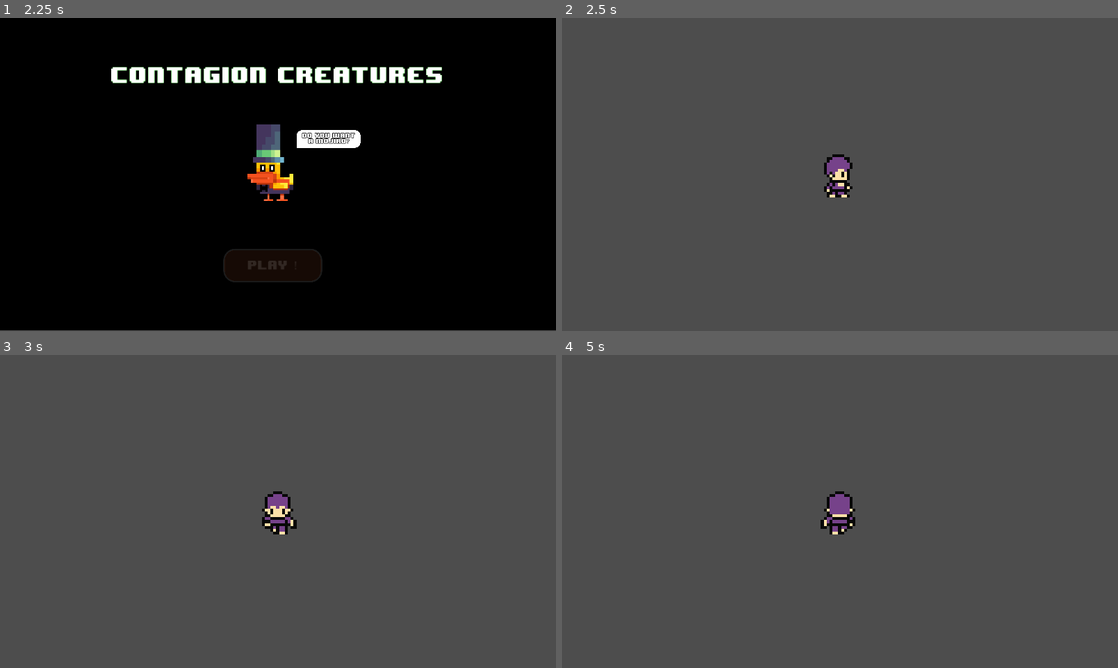
Above: before the commit, frames 1-4 (two rows, left to right).
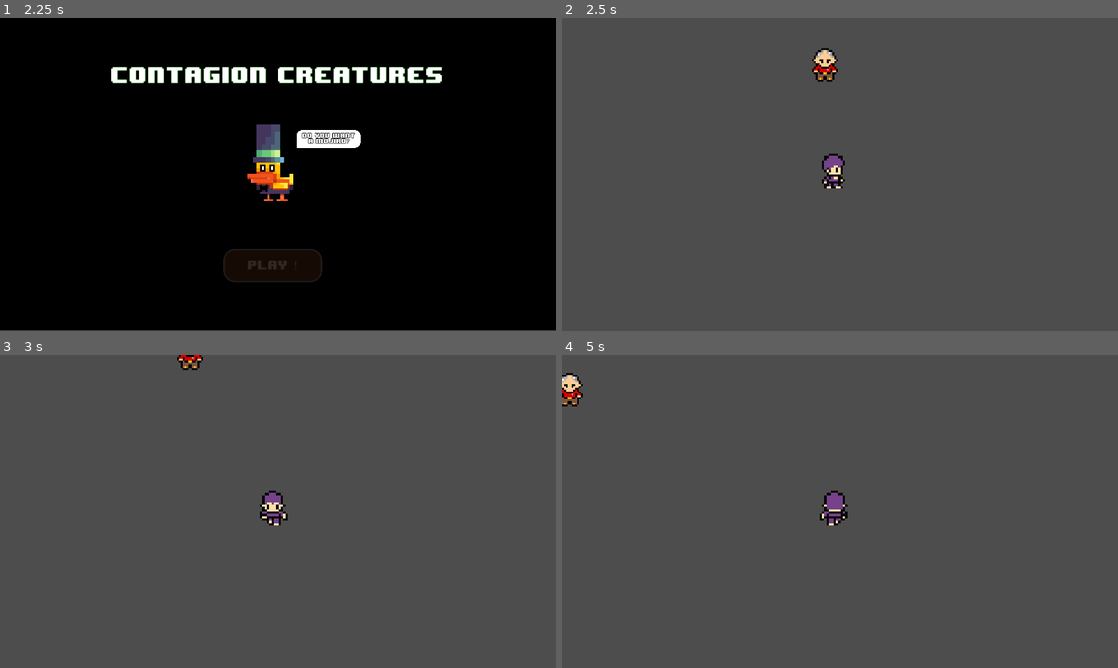
Above: after the commit, the same moments.

Repository: NonoIceOff/ContagionCreatures
Game: Godot game, scene res://Scenes/menu.tscn
Same seed, same stepped clock (60 frames per second), same inputs: the game is played once before the commit and once after it.
Inputs:
- Up to frame 1 (2.25 s): click "PLAY !" at 0.5 s; click "PLAY !" at 1.25 s; hold Right (ui_right) from 2.03 s (still down)
- Up to frame 2 (2.5 s): keep holding Right (ui_right)
- Up to frame 3 (3 s): release Right (ui_right) at 2.78 s; hold Down (ui_down) from 2.78 s (still down)
- Up to frame 4 (5 s): release Down (ui_down) at 3.53 s; hold Right (ui_right) 3.53-4.28 s; hold Up (ui_up) from 4.28 s (still down)

Frame 1 is identical in both runs. In frame 2, 0.9% of the frame differs, in the area x 45-53%, y 9-58%; in frame 3, 0.7%; in frame 4, 0.9%.

Commit message:
add le vieux cramptés

Diff:
--- a/Scenes/CubeTest.gd
+++ b/Scenes/CubeTest.gd
@@ -1,17 +1,23 @@
 extends CharacterBody2D
-#@export var SpriteSheets:Array[LPCSpriteSheet]
-#@export var DefaultAnimation:LPCAnimation = LPCAnimation.IDLE_DOWN
+
 var speed = 7
+
+
 const FLOOR_NORMAL = Vector2(0,-1)
+
 var offset_x = 0
 var offset_y = 64
+
+var idle = [ Vector2(64  +  offset_x, 48 +  offset_y),Vector2(64 +  offset_x , 0 +  offset_y),Vector2(64 +  offset_x , 32 + offset_y),  Vector2(64 + offset_x , 16 + offset_y)]
 var left = [Vector2(80 + offset_x , 16 + offset_y), Vector2(64 + offset_x , 16 + offset_y) ,Vector2(48 + offset_x , 16 + offset_y)]
 var right = [Vector2(80 +  offset_x, 32 +  offset_y), Vector2(64 +  offset_x , 32 + offset_y), Vector2(48 +  offset_x , 32 +  offset_y)]
 var up = [Vector2(80 +  offset_x , 48 +  offset_y),Vector2(64  +  offset_x, 48 +  offset_y), Vector2(48 +  offset_x , 48 +  offset_y)]
 var down = [Vector2(80 +  offset_x , 0 +  offset_y), Vector2(64 +  offset_x , 0 +  offset_y), Vector2(48 +  offset_x , 0 +  offset_y)]
+
 var i = 0
-var direction = -1
-var idle = [ Vector2(64  +  offset_x, 48 +  offset_y),Vector2(64 +  offset_x , 0 +  offset_y),Vector2(64 +  offset_x , 32 + offset_y),  Vector2(64 + offset_x , 16 + offset_y)]
+var direction = 0
+
+
 
 
 
@@ -26,9 +32,7 @@
 
 
 func _physics_process(delta):
-	#if Input.is_action_just_pressed("ui_up"):
-	#	position.y += -speed
-	#	get_node("01-generic").region_rect = Rect2(up[2][1],up[2][1],16,16)
+	print(left)
 	if Input.is_action_pressed("ui_up"):
 		i += 1
 		direction = 0
--- a/Scenes/Player_1.tscn
+++ b/Scenes/Player_1.tscn
@@ -13,16 +13,16 @@
 texture_filter = 1
 texture_repeat = 1
 position = Vector2(960, 480)
-scale = Vector2(5, 5)
+scale = Vector2(4, 4)
 texture = ExtResource("1_6dufj")
 centered = false
 offset = Vector2(2.08165e-12, 2.08165e-12)
 region_enabled = true
-region_rect = Rect2(-15, 2.08165e-12, 16, 16)
+region_rect = Rect2(64, 112, 16, 16)
 
-[node name="CollisionShape2D" type="CollisionShape2D" parent="01-generic"]
-position = Vector2(8.49982, 8)
-scale = Vector2(0.1, 0.1)
+[node name="CollisionShape2D" type="CollisionShape2D" parent="."]
+position = Vector2(993.999, 512)
+scale = Vector2(0.4, 0.4)
 shape = SubResource("RectangleShape2D_3rs54")
 
 [node name="2" type="Camera2D" parent="."]
--- a/Scenes/main_map.tscn
+++ b/Scenes/main_map.tscn
@@ -1,12 +1,670 @@
-[gd_scene load_steps=3 format=3 uid="uid://bppgfsdgr1rg"]
+[gd_scene load_steps=7 format=3 uid="uid://bppgfsdgr1rg"]
 
 [ext_resource type="PackedScene" uid="uid://cgeiuvmq46mhr" path="res://Scenes/Player_1.tscn" id="1_1k8th"]
+[ext_resource type="Texture2D" uid="uid://8nsvs3b7eg6q" path="res://Textures/set.png" id="1_g5c0r"]
+[ext_resource type="Texture2D" path="res://Textures/Old_guy_who_lost_is_crampté.png" id="3_4tu3v"]
+
+[sub_resource type="TileSetAtlasSource" id="TileSetAtlasSource_6wdn3"]
+texture = ExtResource("1_g5c0r")
+0:0/0 = 0
+1:0/0 = 0
+2:0/0 = 0
+3:0/0 = 0
+4:0/0 = 0
+5:0/0 = 0
+6:0/0 = 0
+7:0/0 = 0
+8:0/0 = 0
+9:0/0 = 0
+10:0/0 = 0
+11:0/0 = 0
+12:0/0 = 0
+13:0/0 = 0
+14:0/0 = 0
+15:0/0 = 0
+16:0/0 = 0
+17:0/0 = 0
+0:1/0 = 0
+1:1/0 = 0
+2:1/0 = 0
+3:1/0 = 0
+4:1/0 = 0
+5:1/0 = 0
+6:1/0 = 0
+7:1/0 = 0
+8:1/0 = 0
+9:1/0 = 0
+10:1/0 = 0
+11:1/0 = 0
+12:1/0 = 0
+13:1/0 = 0
+14:1/0 = 0
+15:1/0 = 0
+16:1/0 = 0
+17:1/0 = 0
+0:2/0 = 0
+1:2/0 = 0
+2:2/0 = 0
+3:2/0 = 0
+4:2/0 = 0
+5:2/0 = 0
+6:2/0 = 0
+7:2/0 = 0
+8:2/0 = 0
+9:2/0 = 0
+10:2/0 = 0
+11:2/0 = 0
+12:2/0 = 0
+13:2/0 = 0
+14:2/0 = 0
+15:2/0 = 0
+16:2/0 = 0
+17:2/0 = 0
+0:3/0 = 0
+1:3/0 = 0
+2:3/0 = 0
+3:3/0 = 0
+4:3/0 = 0
+5:3/0 = 0
+6:3/0 = 0
+7:3/0 = 0
+8:3/0 = 0
+9:3/0 = 0
+10:3/0 = 0
+11:3/0 = 0
+12:3/0 = 0
+13:3/0 = 0
+14:3/0 = 0
+15:3/0 = 0
+16:3/0 = 0
+17:3/0 = 0
+0:4/0 = 0
+1:4/0 = 0
+2:4/0 = 0
+3:4/0 = 0
+4:4/0 = 0
+5:4/0 = 0
+6:4/0 = 0
+7:4/0 = 0
+8:4/0 = 0
+9:4/0 = 0
+10:4/0 = 0
+11:4/0 = 0
+12:4/0 = 0
+13:4/0 = 0
+14:4/0 = 0
+15:4/0 = 0
+16:4/0 = 0
+17:4/0 = 0
+0:5/0 = 0
+1:5/0 = 0
+2:5/0 = 0
+3:5/0 = 0
+4:5/0 = 0
+5:5/0 = 0
+6:5/0 = 0
+7:5/0 = 0
+8:5/0 = 0
+9:5/0 = 0
+10:5/0 = 0
+11:5/0 = 0
+12:5/0 = 0
+13:5/0 = 0
+14:5/0 = 0
+15:5/0 = 0
+16:5/0 = 0
+17:5/0 = 0
+0:6/0 = 0
+1:6/0 = 0
+2:6/0 = 0
+3:6/0 = 0
+4:6/0 = 0
+5:6/0 = 0
+6:6/0 = 0
+7:6/0 = 0
+8:6/0 = 0
+9:6/0 = 0
+10:6/0 = 0
+11:6/0 = 0
+12:6/0 = 0
+13:6/0 = 0
+14:6/0 = 0
+15:6/0 = 0
+16:6/0 = 0
+17:6/0 = 0
+0:7/0 = 0
+1:7/0 = 0
+2:7/0 = 0
+3:7/0 = 0
+4:7/0 = 0
+5:7/0 = 0
+6:7/0 = 0
+7:7/0 = 0
+8:7/0 = 0
+9:7/0 = 0
+10:7/0 = 0
+11:7/0 = 0
+12:7/0 = 0
+13:7/0 = 0
+14:7/0 = 0
+15:7/0 = 0
+16:7/0 = 0
+17:7/0 = 0
+0:8/0 = 0
+1:8/0 = 0
+2:8/0 = 0
+3:8/0 = 0
+4:8/0 = 0
+5:8/0 = 0
+6:8/0 = 0
+7:8/0 = 0
+8:8/0 = 0
+9:8/0 = 0
+10:8/0 = 0
+11:8/0 = 0
+12:8/0 = 0
+13:8/0 = 0
+14:8/0 = 0
+15:8/0 = 0
+16:8/0 = 0
+17:8/0 = 0
+0:9/0 = 0
+1:9/0 = 0
+2:9/0 = 0
+3:9/0 = 0
+4:9/0 = 0
+5:9/0 = 0
+6:9/0 = 0
+7:9/0 = 0
+8:9/0 = 0
+9:9/0 = 0
+10:9/0 = 0
+11:9/0 = 0
+12:9/0 = 0
+13:9/0 = 0
+14:9/0 = 0
+15:9/0 = 0
+16:9/0 = 0
+17:9/0 = 0
+0:10/0 = 0
+1:10/0 = 0
+2:10/0 = 0
+3:10/0 = 0
+4:10/0 = 0
+5:10/0 = 0
+6:10/0 = 0
+7:10/0 = 0
+8:10/0 = 0
+9:10/0 = 0
+10:10/0 = 0
+11:10/0 = 0
+12:10/0 = 0
+13:10/0 = 0
+14:10/0 = 0
+15:10/0 = 0
+16:10/0 = 0
+17:10/0 = 0
+0:11/0 = 0
+1:11/0 = 0
+2:11/0 = 0
+3:11/0 = 0
+4:11/0 = 0
+5:11/0 = 0
+6:11/0 = 0
+7:11/0 = 0
+8:11/0 = 0
+9:11/0 = 0
+10:11/0 = 0
+11:11/0 = 0
+12:11/0 = 0
+13:11/0 = 0
+14:11/0 = 0
+15:11/0 = 0
+16:11/0 = 0
+17:11/0 = 0
+0:12/0 = 0
+1:12/0 = 0
+2:12/0 = 0
+3:12/0 = 0
+4:12/0 = 0
+5:12/0 = 0
+6:12/0 = 0
+7:12/0 = 0
+8:12/0 = 0
+9:12/0 = 0
+10:12/0 = 0
+11:12/0 = 0
+12:12/0 = 0
+13:12/0 = 0
+14:12/0 = 0
+15:12/0 = 0
+16:12/0 = 0
+17:12/0 = 0
+0:13/0 = 0
+1:13/0 = 0
+2:13/0 = 0
+3:13/0 = 0
+4:13/0 = 0
+5:13/0 = 0
+6:13/0 = 0
+7:13/0 = 0
+8:13/0 = 0
+9:13/0 = 0
+10:13/0 = 0
+11:13/0 = 0
+12:13/0 = 0
+13:13/0 = 0
+14:13/0 = 0
+15:13/0 = 0
+16:13/0 = 0
+17:13/0 = 0
+0:14/0 = 0
+1:14/0 = 0
+2:14/0 = 0
+3:14/0 = 0
+4:14/0 = 0
+5:14/0 = 0
+6:14/0 = 0
+7:14/0 = 0
+8:14/0 = 0
+9:14/0 = 0
+10:14/0 = 0
+11:14/0 = 0
+12:14/0 = 0
+13:14/0 = 0
+14:14/0 = 0
+15:14/0 = 0
+16:14/0 = 0
+17:14/0 = 0
+0:15/0 = 0
+1:15/0 = 0
+2:15/0 = 0
+3:15/0 = 0
+4:15/0 = 0
+5:15/0 = 0
+6:15/0 = 0
+7:15/0 = 0
+8:15/0 = 0
+9:15/0 = 0
+10:15/0 = 0
+11:15/0 = 0
+12:15/0 = 0
+13:15/0 = 0
+14:15/0 = 0
+15:15/0 = 0
+16:15/0 = 0
+17:15/0 = 0
+0:16/0 = 0
+1:16/0 = 0
+2:16/0 = 0
+3:16/0 = 0
+4:16/0 = 0
+5:16/0 = 0
+6:16/0 = 0
+7:16/0 = 0
+8:16/0 = 0
+9:16/0 = 0
+10:16/0 = 0
+11:16/0 = 0
+12:16/0 = 0
+13:16/0 = 0
+14:16/0 = 0
+15:16/0 = 0
+16:16/0 = 0
+17:16/0 = 0
+0:17/0 = 0
+1:17/0 = 0
+2:17/0 = 0
+3:17/0 = 0
+4:17/0 = 0
+5:17/0 = 0
+6:17/0 = 0
+7:17/0 = 0
+8:17/0 = 0
+9:17/0 = 0
+10:17/0 = 0
+11:17/0 = 0
+12:17/0 = 0
+13:17/0 = 0
+14:17/0 = 0
+15:17/0 = 0
+16:17/0 = 0
+17:17/0 = 0
+0:18/0 = 0
+1:18/0 = 0
+2:18/0 = 0
+3:18/0 = 0
+4:18/0 = 0
+5:18/0 = 0
+6:18/0 = 0
+7:18/0 = 0
+8:18/0 = 0
+9:18/0 = 0
+10:18/0 = 0
+11:18/0 = 0
+12:18/0 = 0
+13:18/0 = 0
+14:18/0 = 0
+15:18/0 = 0
+16:18/0 = 0
+17:18/0 = 0
+0:19/0 = 0
+1:19/0 = 0
+2:19/0 = 0
+3:19/0 = 0
+4:19/0 = 0
+5:19/0 = 0
+6:19/0 = 0
+7:19/0 = 0
+8:19/0 = 0
+9:19/0 = 0
+10:19/0 = 0
+11:19/0 = 0
+12:19/0 = 0
+13:19/0 = 0
+14:19/0 = 0
+15:19/0 = 0
+16:19/0 = 0
+17:19/0 = 0
+0:20/0 = 0
+1:20/0 = 0
+2:20/0 = 0
+3:20/0 = 0
+4:20/0 = 0
+5:20/0 = 0
+6:20/0 = 0
+7:20/0 = 0
+8:20/0 = 0
+9:20/0 = 0
+10:20/0 = 0
+11:20/0 = 0
+12:20/0 = 0
+13:20/0 = 0
+14:20/0 = 0
+15:20/0 = 0
+16:20/0 = 0
+17:20/0 = 0
+0:21/0 = 0
+1:21/0 = 0
+2:21/0 = 0
+3:21/0 = 0
+4:21/0 = 0
+5:21/0 = 0
+6:21/0 = 0
+7:21/0 = 0
+8:21/0 = 0
+9:21/0 = 0
+10:21/0 = 0
+11:21/0 = 0
+12:21/0 = 0
+13:21/0 = 0
+14:21/0 = 0
+15:21/0 = 0
+16:21/0 = 0
+17:21/0 = 0
+0:22/0 = 0
+1:22/0 = 0
+2:22/0 = 0
+3:22/0 = 0
+4:22/0 = 0
+5:22/0 = 0
+6:22/0 = 0
+7:22/0 = 0
+8:22/0 = 0
+9:22/0 = 0
+10:22/0 = 0
+11:22/0 = 0
+12:22/0 = 0
+13:22/0 = 0
+14:22/0 = 0
+15:22/0 = 0
+16:22/0 = 0
+17:22/0 = 0
+0:23/0 = 0
+1:23/0 = 0
+2:23/0 = 0
+3:23/0 = 0
+4:23/0 = 0
+5:23/0 = 0
+6:23/0 = 0
+7:23/0 = 0
+8:23/0 = 0
+9:23/0 = 0
+10:23/0 = 0
+11:23/0 = 0
+12:23/0 = 0
+13:23/0 = 0
+14:23/0 = 0
+15:23/0 = 0
+16:23/0 = 0
+17:23/0 = 0
+0:24/0 = 0
+1:24/0 = 0
+2:24/0 = 0
+3:24/0 = 0
+4:24/0 = 0
+5:24/0 = 0
+6:24/0 = 0
+7:24/0 = 0
+8:24/0 = 0
+9:24/0 = 0
+10:24/0 = 0
+11:24/0 = 0
+12:24/0 = 0
+13:24/0 = 0
+14:24/0 = 0
+15:24/0 = 0
+16:24/0 = 0
+17:24/0 = 0
+0:25/0 = 0
+1:25/0 = 0
+2:25/0 = 0
+3:25/0 = 0
+4:25/0 = 0
+5:25/0 = 0
+6:25/0 = 0
+7:25/0 = 0
+8:25/0 = 0
+9:25/0 = 0
+10:25/0 = 0
+11:25/0 = 0
+12:25/0 = 0
+13:25/0 = 0
+14:25/0 = 0
+15:25/0 = 0
+16:25/0 = 0
+17:25/0 = 0
+0:26/0 = 0
+1:26/0 = 0
+2:26/0 = 0
+3:26/0 = 0
+4:26/0 = 0
+5:26/0 = 0
+6:26/0 = 0
+7:26/0 = 0
+8:26/0 = 0
+9:26/0 = 0
+10:26/0 = 0
+11:26/0 = 0
+12:26/0 = 0
+13:26/0 = 0
+14:26/0 = 0
+15:26/0 = 0
+16:26/0 = 0
+17:26/0 = 0
+0:27/0 = 0
+1:27/0 = 0
+2:27/0 = 0
+3:27/0 = 0
+4:27/0 = 0
+5:27/0 = 0
+6:27/0 = 0
+7:27/0 = 0
+8:27/0 = 0
+9:27/0 = 0
+10:27/0 = 0
+11:27/0 = 0
+12:27/0 = 0
+13:27/0 = 0
+14:27/0 = 0
+15:27/0 = 0
+16:27/0 = 0
+17:27/0 = 0
+0:28/0 = 0
+1:28/0 = 0
+2:28/0 = 0
+3:28/0 = 0
+4:28/0 = 0
+5:28/0 = 0
+6:28/0 = 0
+7:28/0 = 0
+8:28/0 = 0
+9:28/0 = 0
+10:28/0 = 0
+11:28/0 = 0
+12:28/0 = 0
+13:28/0 = 0
+14:28/0 = 0
+15:28/0 = 0
+16:28/0 = 0
+17:28/0 = 0
+0:29/0 = 0
+1:29/0 = 0
+2:29/0 = 0
+3:29/0 = 0
+4:29/0 = 0
+5:29/0 = 0
+6:29/0 = 0
+7:29/0 = 0
+8:29/0 = 0
+9:29/0 = 0
+10:29/0 = 0
+11:29/0 = 0
+12:29/0 = 0
+13:29/0 = 0
+14:29/0 = 0
+15:29/0 = 0
+16:29/0 = 0
+17:29/0 = 0
+0:30/0 = 0
+1:30/0 = 0
+2:30/0 = 0
+3:30/0 = 0
+4:30/0 = 0
+5:30/0 = 0
+6:30/0 = 0
+7:30/0 = 0
+8:30/0 = 0
+9:30/0 = 0
+10:30/0 = 0
+11:30/0 = 0
+12:30/0 = 0
+13:30/0 = 0
+14:30/0 = 0
+15:30/0 = 0
+16:30/0 = 0
+17:30/0 = 0
+0:31/0 = 0
+1:31/0 = 0
+2:31/0 = 0
+3:31/0 = 0
+4:31/0 = 0
+5:31/0 = 0
+6:31/0 = 0
+7:31/0 = 0
+8:31/0 = 0
+9:31/0 = 0
+10:31/0 = 0
+11:31/0 = 0
+12:31/0 = 0
+13:31/0 = 0
+14:31/0 = 0
+15:31/0 = 0
+16:31/0 = 0
+17:31/0 = 0
+0:32/0 = 0
+1:32/0 = 0
+2:32/0 = 0
+3:32/0 = 0
+4:32/0 = 0
+5:32/0 = 0
+6:32/0 = 0
+7:32/0 = 0
+8:32/0 = 0
+9:32/0 = 0
+10:32/0 = 0
+11:32/0 = 0
+12:32/0 = 0
+13:32/0 = 0
+14:32/0 = 0
+15:32/0 = 0
+16:32/0 = 0
+17:32/0 = 0
+0:33/0 = 0
+1:33/0 = 0
+2:33/0 = 0
+3:33/0 = 0
+4:33/0 = 0
+5:33/0 = 0
+6:33/0 = 0
+7:33/0 = 0
+8:33/0 = 0
+9:33/0 = 0
+10:33/0 = 0
+11:33/0 = 0
+12:33/0 = 0
+13:33/0 = 0
+14:33/0 = 0
+15:33/0 = 0
+16:33/0 = 0
+17:33/0 = 0
+0:34/0 = 0
+1:34/0 = 0
+2:34/0 = 0
+3:34/0 = 0
+4:34/0 = 0
+5:34/0 = 0
+6:34/0 = 0
+7:34/0 = 0
+8:34/0 = 0
+9:34/0 = 0
+10:34/0 = 0
+11:34/0 = 0
+12:34/0 = 0
+13:34/0 = 0
+14:34/0 = 0
+15:34/0 = 0
+16:34/0 = 0
+17:34/0 = 0
+0:35/0 = 0
+1:35/0 = 0
+2:35/0 = 0
+3:35/0 = 0
+4:35/0 = 0
+5:35/0 = 0
+6:35/0 = 0
+7:35/0 = 0
+8:35/0 = 0
+9:35/0 = 0
+10:35/0 = 0
+11:35/0 = 0
+12:35/0 = 0
+13:35/0 = 0
+14:35/0 = 0
+15:35/0 = 0
+16:35/0 = 0
+17:35/0 = 0
 
 [sub_resource type="TileSet" id="TileSet_gl17i"]
+sources/0 = SubResource("TileSetAtlasSource_6wdn3")
+
+[sub_resource type="RectangleShape2D" id="RectangleShape2D_1qsd3"]
+size = Vector2(32, 32)
 
 [node name="main_map" type="Node2D"]
 
 [node name="TileMap" type="TileMap" parent="."]
+scale = Vector2(4, 4)
 tile_set = SubResource("TileSet_gl17i")
 format = 2
 layer_0/name = "Sol"
@@ -19,4 +677,17 @@
 layer_1/z_index = -1
 layer_1/tile_data = PackedInt32Array()
 
+[node name="CharacterBody2D" type="CharacterBody2D" parent="."]
+position = Vector2(988, 315)
+
+[node name="OldGuyWhoLostIsCrampté" type="Sprite2D" parent="CharacterBody2D"]
+position = Vector2(3.2, 3.2)
+scale = Vector2(0.2, 0.2)
+texture = ExtResource("3_4tu3v")
+
+[node name="CollisionShape2D" type="CollisionShape2D" parent="CharacterBody2D"]
+position = Vector2(4, -8)
+shape = SubResource("RectangleShape2D_1qsd3")
+
 [node name="Player_One" parent="." instance=ExtResource("1_1k8th")]
+position = Vector2(0, -16)
Not shown: 1 places in Scenes/Player_1.tscn that only renumber resources
Binary file added: Textures/set.png
Not shown, added: Textures/set.png.import
Not shown, changed: .DS_Store
